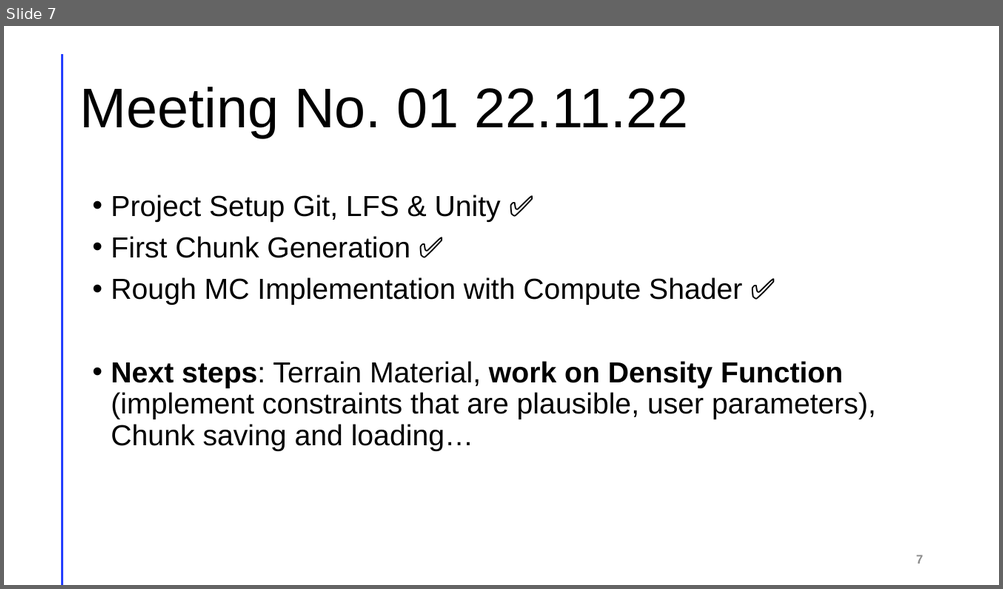
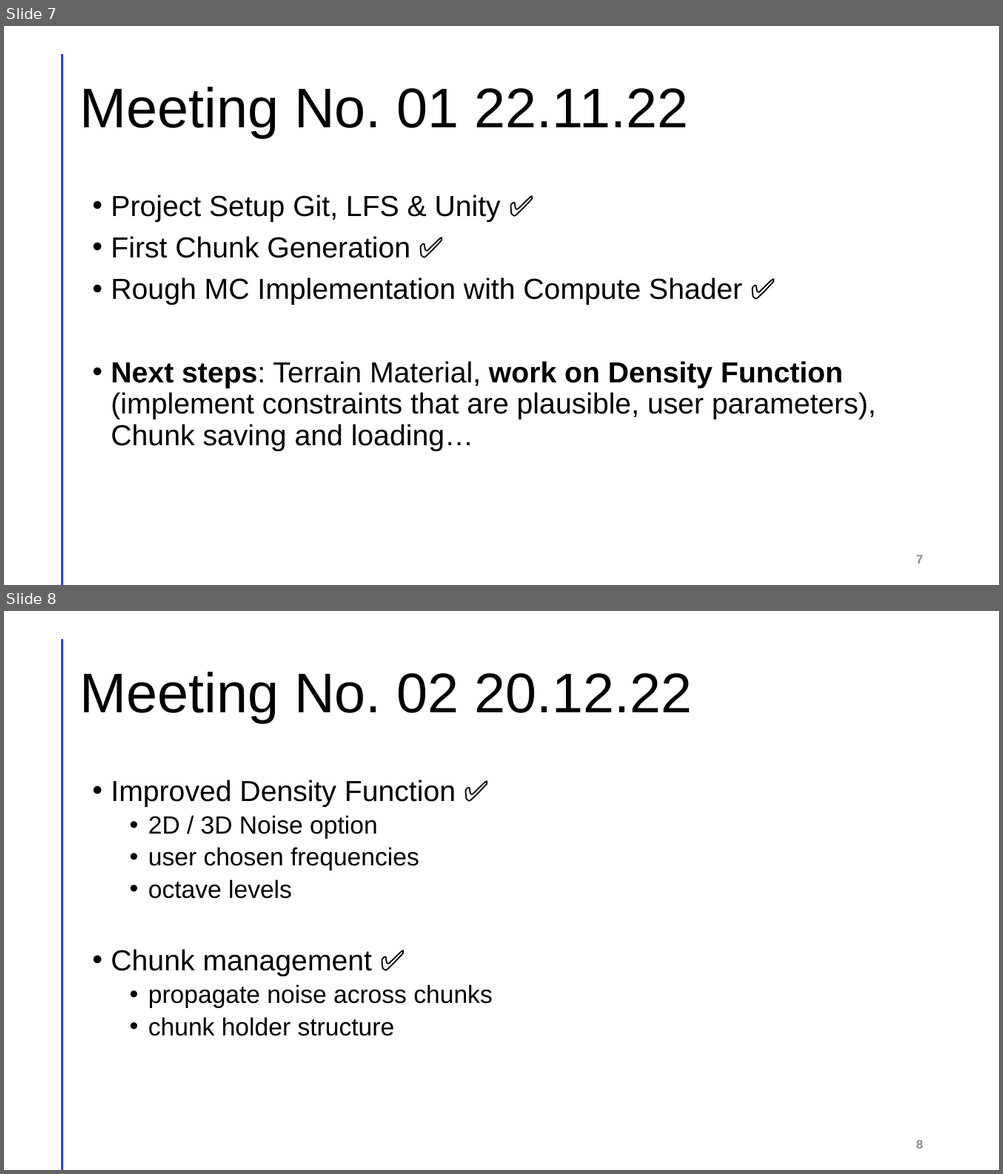
Before and after one commit to je-lehmann/cg_terrain_generator, a slide deck: Computergrafik Praktikum.pptx. Shown one above the other, each under a label of ours: slide 7 before the commit, slides 7 and 8 after it. The pictures are 1003x589 and 1003x1174 pixels, drawn with LibreOffice and Linux fonts; fonts in the diff are those of the drawing. Boxes give left, top, right and bottom in pixels: in the first picture for what was removed or moved away, otherwise in the second. Text is boxed around its words. In the diff, an @@ line names an element or a change of style, - is before the commit and + after.

```diff
--- a/Computergrafik Praktikum.pptx
+++ b/Computergrafik Praktikum.pptx
@@ slide 8 added at [4, 611, 999, 1170], background #FFFFFF; not listed: 1 template element that a slide beside it also shows @@
@@ title added at [79, 672, 692, 723], 54 pt, text #000000 @@
+Meeting No. 02 20.12.22
@@ text added at [111, 780, 492, 1037], 24 pt, text #000000 @@
+• Improved Density Function ✅
+  • 2D / 3D Noise option
+  • user chosen frequencies
+  • octave levels
+• Chunk management ✅
+  • propagate noise across chunks
+  • chunk holder structure
@@ page number added at [916, 1140, 922, 1149], 12 pt, text #8C8C8C, bold @@
+8
```
Also in this commit, not shown: 1 slide changed, 3 other files.
